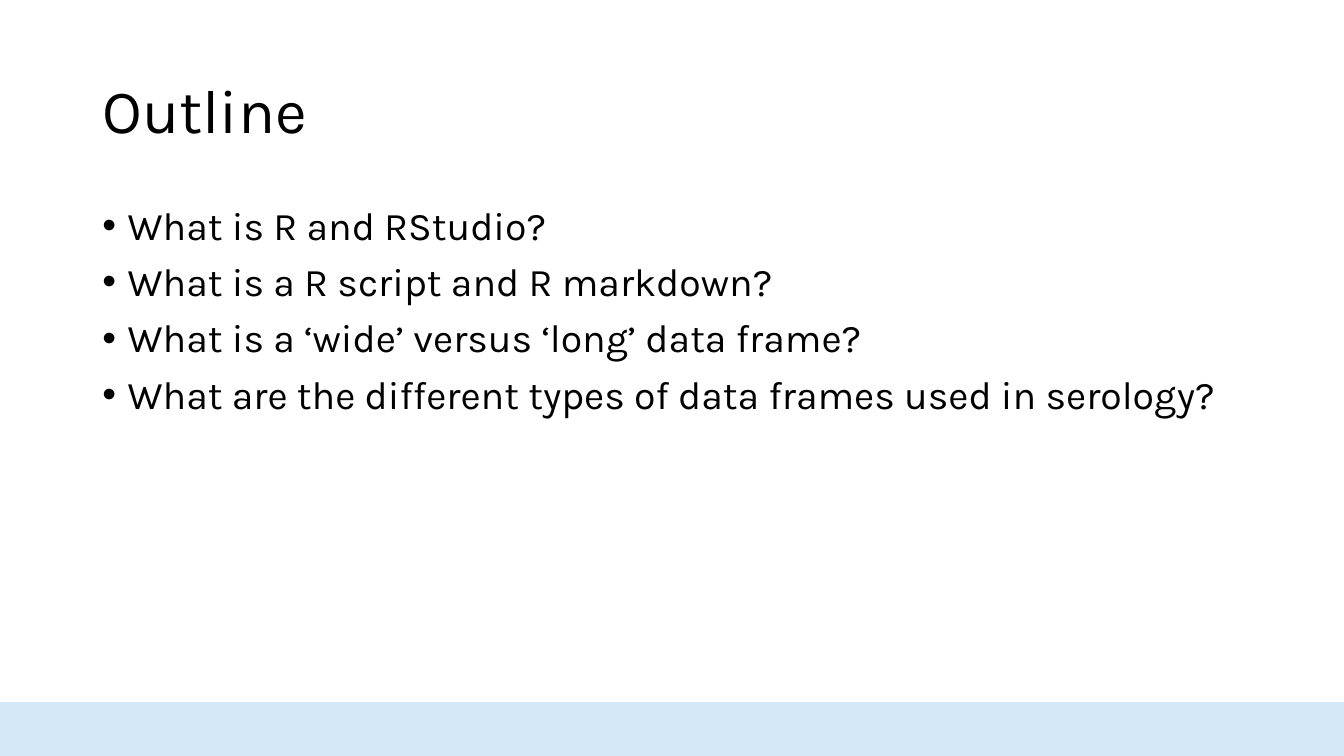
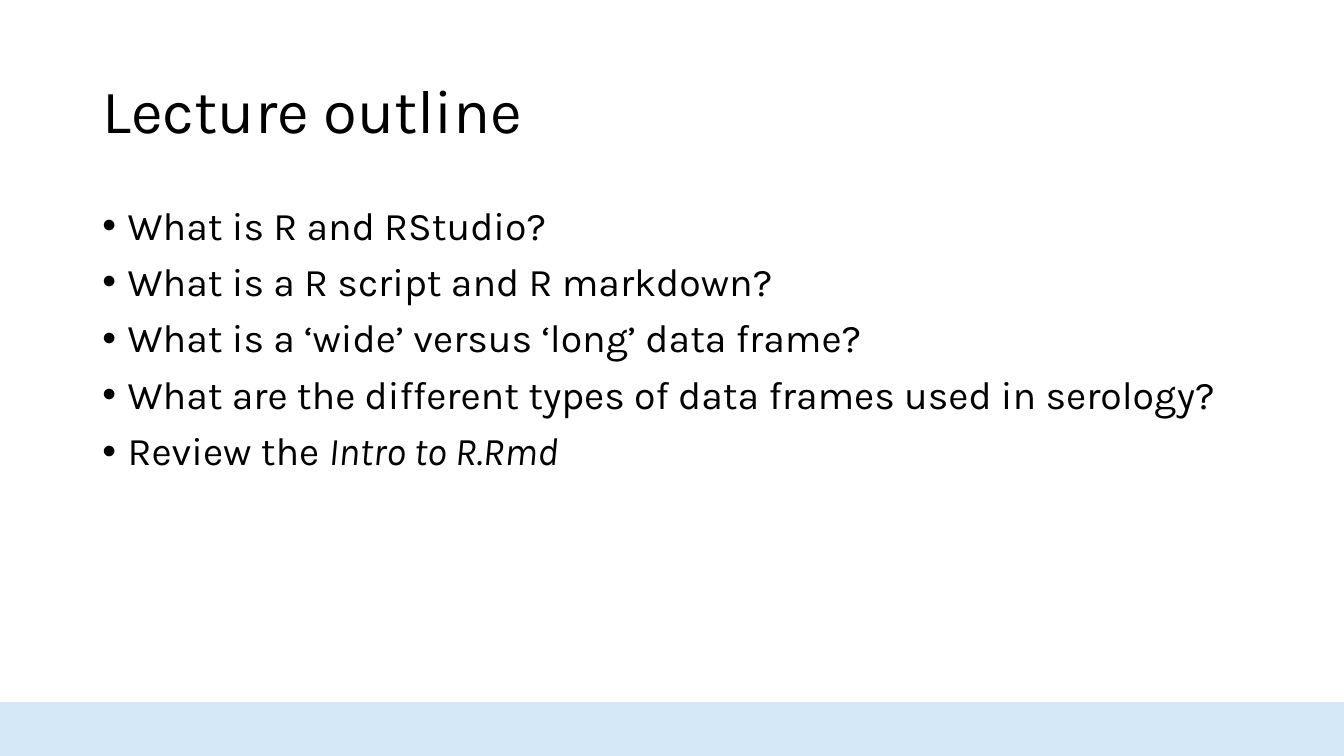
Before and after one commit to HopkinsIDD/seroanalytics_workshop, a slide deck: slide 2 of Lecture 1/Lecture 1.pptx. Drawn at 1344x756 pixels with LibreOffice and Linux fonts; fonts in the diff are those of the drawing; background and template pictures are left out. Boxes give left, top, right and bottom in pixels: in the first picture for what was removed or moved away, otherwise in the second. Text is boxed around its words. In the diff, an @@ line names an element or a change of style, - is before the commit and + after.

```diff
--- a/Lecture 1/Lecture 1.pptx
+++ b/Lecture 1/Lecture 1.pptx
@@ title at [102,90,521,134]: text changed @@
-Outline
+Lecture outline
@@ text at [128,438,558,466]: paragraph added @@
+• Review the Intro to R.Rmd
```
Also in this commit, not shown: 4 other slides changed, 1 slide added, 2 other files.
